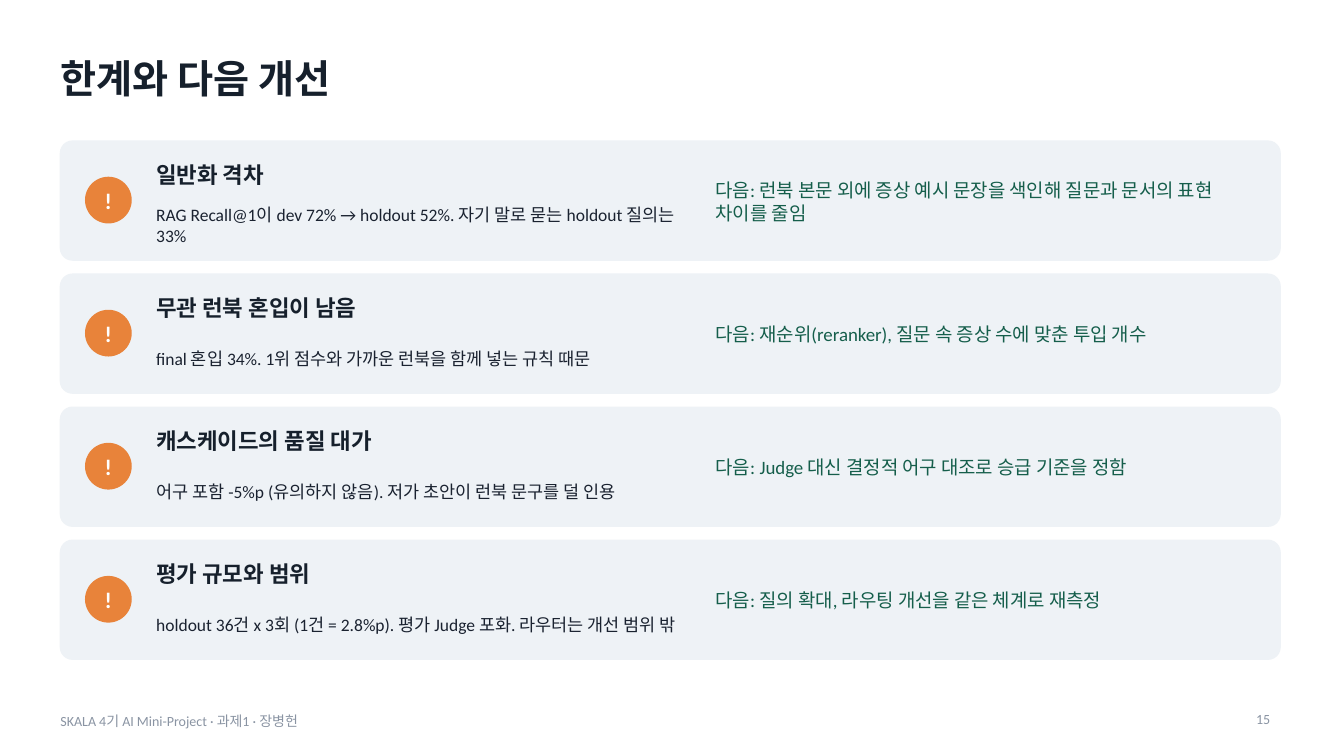
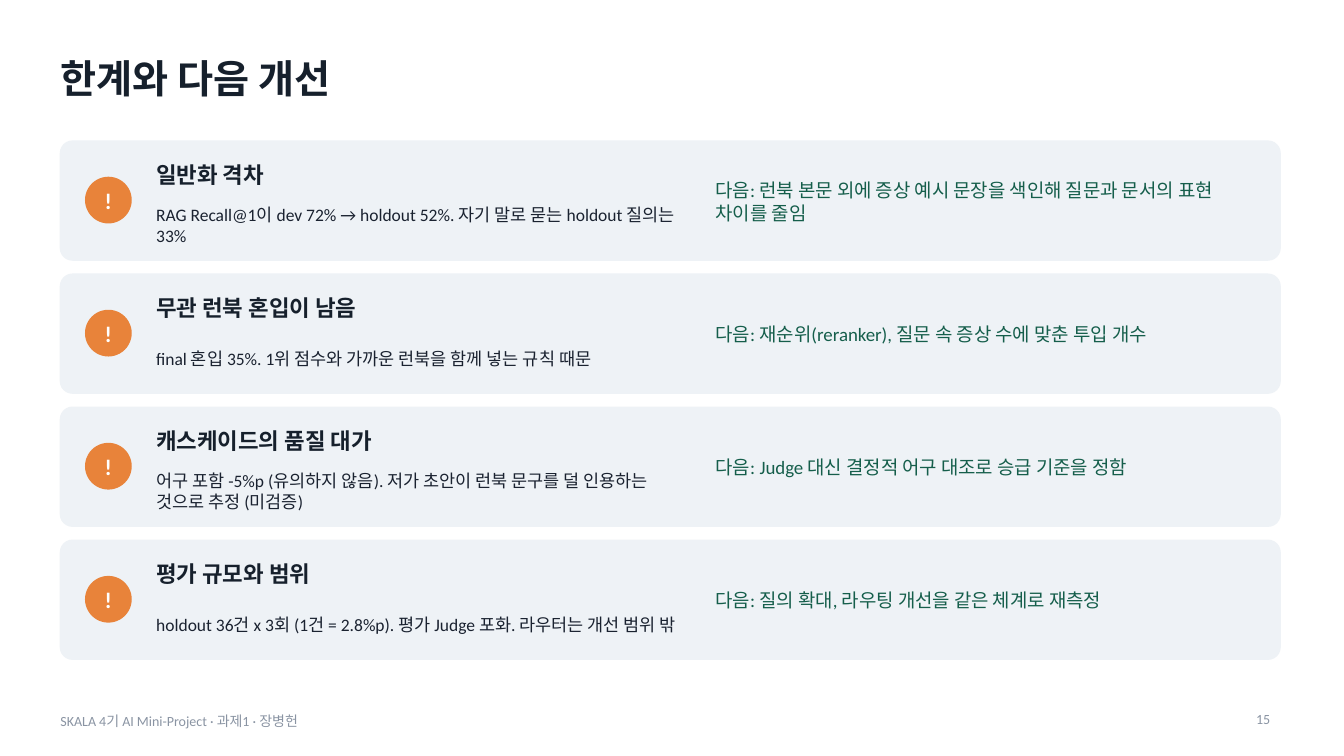
Before and after one commit to jang961111-hash/incident-agent-ablation, a slide deck: slide 15 of deck/incident-agent-ablation.pptx. Drawn at 1344x756 pixels with LibreOffice and Linux fonts; fonts in the diff are those of the drawing. Boxes give left, top, right and bottom in pixels: in the first picture for what was removed or moved away, otherwise in the second. Text is boxed around its words. In the diff, an @@ line names an element or a change of style, - is before the commit and + after.

```diff
--- a/deck/incident-agent-ablation.pptx
+++ b/deck/incident-agent-ablation.pptx
@@ text at [156, 350, 591, 367]: text changed @@
-final 혼입 34%. 1위 점수와 가까운 런북을 함께 넣는 규칙 때문
+final 혼입 35%. 1위 점수와 가까운 런북을 함께 넣는 규칙 때문
@@ text at [156, 472, 648, 511]: text changed @@
-어구 포함 -5%p (유의하지 않음). 저가 초안이 런북 문구를 덜 인용
+어구 포함 -5%p (유의하지 않음). 저가 초안이 런북 문구를 덜 인용하는 것으로 추정 (미검증)
```
Also in this commit, not shown: 10 other slides changed, 5 other files.
